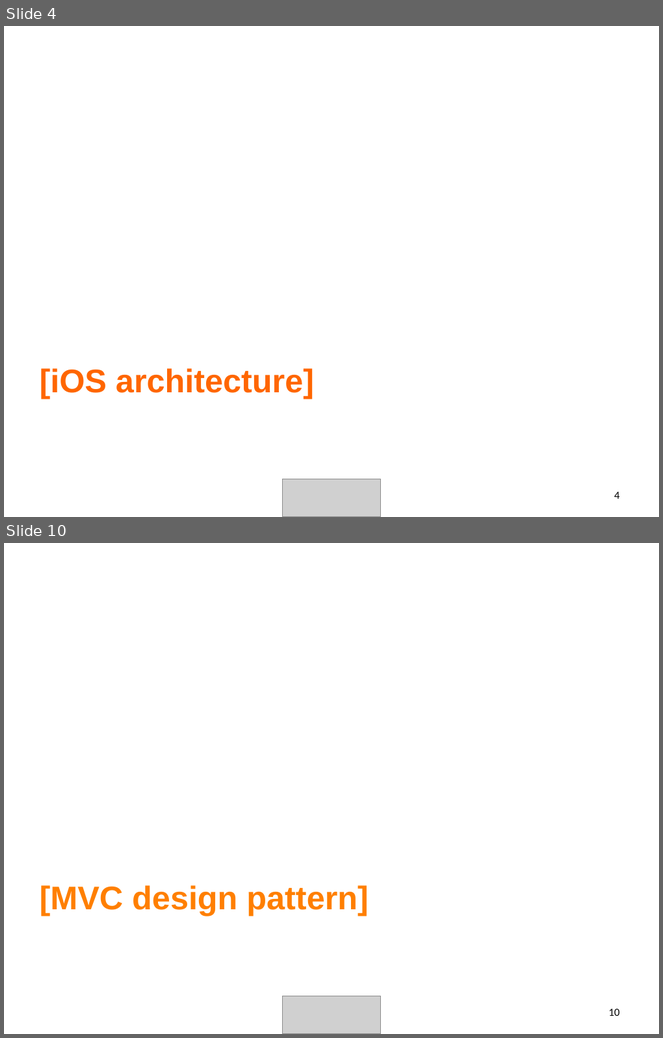
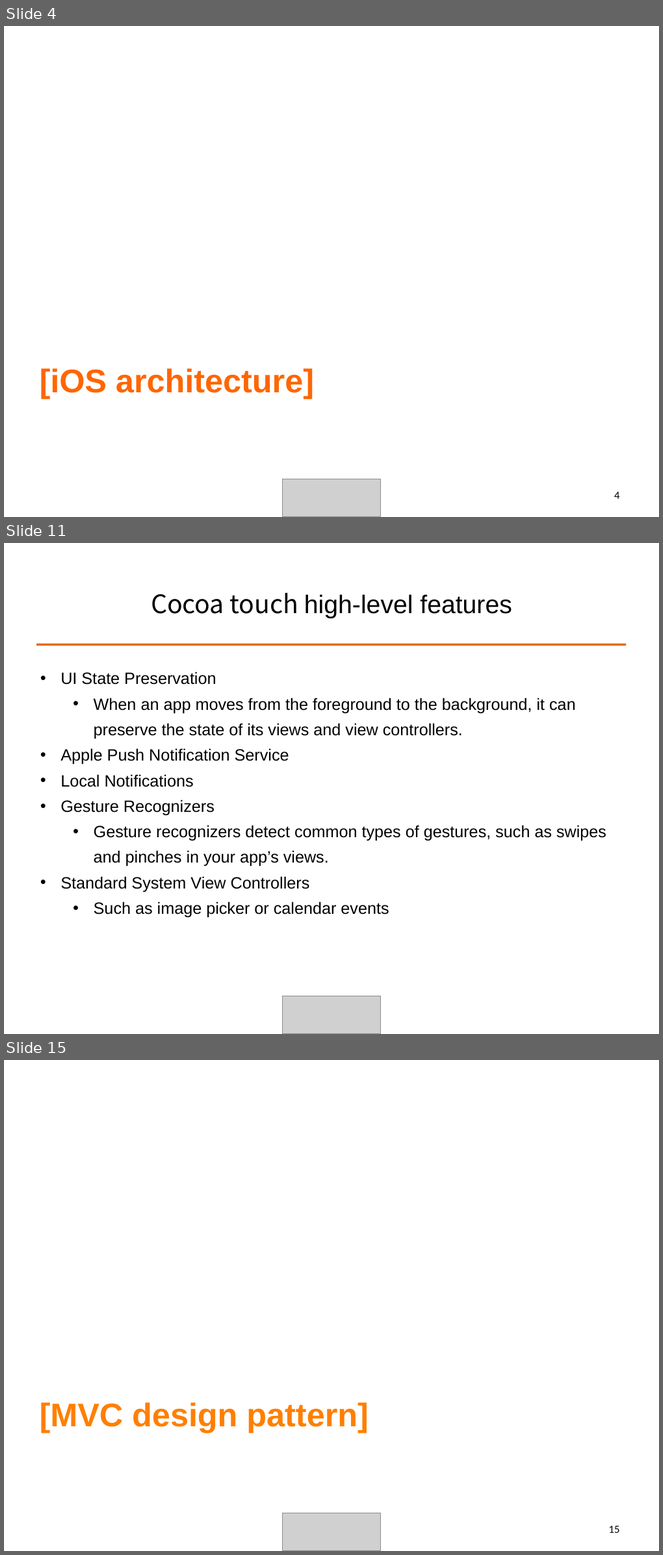
Before and after one commit to ALPHACamp/Camp-3-iOS-Dev, a slide deck: Class presentation/Week2 - Shyne/10-13-2014.ppt. Shown one above the other, each under a label of ours: slides 4 and 10 before the commit, slides 4, 11 and 15 after it; the slides between them are not shown. The pictures are 663x1038 and 663x1555 pixels, drawn with LibreOffice and Linux fonts; fonts in the diff are those of the drawing; grey boxes stand for pictures. Boxes give left, top, right and bottom in pixels: in the first picture for what was removed or moved away, otherwise in the second. Text is boxed around its words. In the diff, an @@ line names an element or a change of style, - is before the commit and + after.

```diff
--- a/Class presentation/Week2 - Shyne/10-13-2014.ppt
+++ b/Class presentation/Week2 - Shyne/10-13-2014.ppt
@@ slide 11 added at <box>4,543,659,1034</box>, background #FFFFFF @@
@@ title added at <box>151,592,512,618</box>, 28 pt, text #000000 @@
+Cocoa touch high-level features
@@ line added from (36, 644) to (627, 644), #E46C0A 2.49 pt @@
@@ text added at <box>61,672,607,918</box>, 18 pt, text #000000 @@
+• UI State Preservation
+  • When an app moves from the foreground to the background, it can preserve the state of its views and view controllers.
+• Apple Push Notification Service
+• Local Notifications
+• Gesture Recognizers
+  • Gesture recognizers detect common types of gestures, such as swipes and pinches in your app’s views.
+• Standard System View Controllers
+  • Such as image picker or calendar events
@@ picture added at <box>282,997,381,1034</box> @@
@@ what was slide 10 is now slide 15 @@
@@ page number at <box>609,1526,620,1533</box>: text changed @@
-10
+15
```
Also in this commit, not shown: 2 slides changed, 14 other slides added, 8 slides removed, 3 other files.
